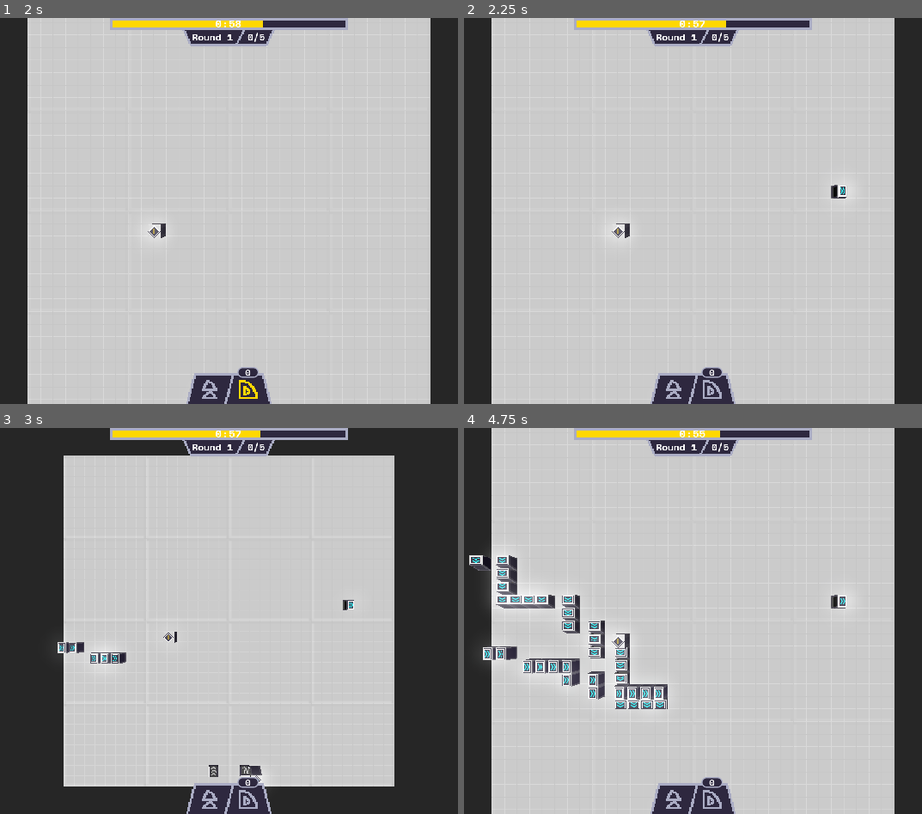
Above: before the commit, frames 1-4 (two rows, left to right).
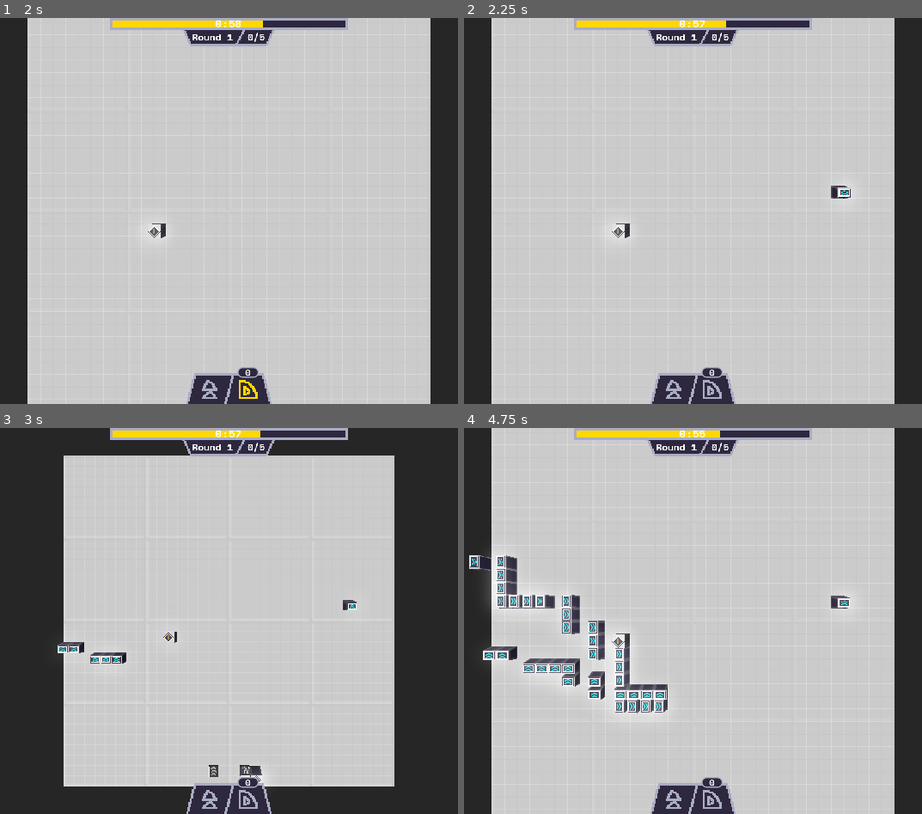
Above: after the commit, the same moments.

Repository: apia46/ThingDeliverer
Game: Godot game, scene res://scenes/game.tscn
Two runs of this game, one before a commit and one after it. Both use one fixed random seed, a clock stepped at 60 frames per second and the inputs below.
Inputs (mouse positions are in pixels of both pictures, inside the frame that each line leads up to):
- Up to frame 1 (2 s): click (210, 388) at 0.5 s; click "0" at 1.25 s
- Up to frame 2 (2.25 s): tap Enter at 2 s; move the mouse to (844, 191) at 2.02 s; hold D from 2.03 s (still down); hold Shift from 2.03 s (still down); click (844, 191) at 2.17 s
- Up to frame 3 (3 s): tap Space at 2.27, 2.75 s; release D at 2.75 s; release Shift at 2.75 s; drag from (91, 640) to (196, 698) at 2.77 s
- Up to frame 4 (4.75 s): move the mouse to (761, 536) at 3.52 s; hold D 3.53-4.25 s; hold Shift 3.53-4.25 s; tap E at 3.6 s; tap Enter at 4.25 s; drag from (660, 698) to (486, 563) at 4.27 s

Frame 1 is identical in both runs. In frame 2, less than 0.1% of the frame differs, in the area x 80-85%, y 43-47%; in frame 3, 0.2%; in frame 4, 2.2%, in the area x 1-85%, y 32-74%.

Commit message:
changed ocontrols again

Diff:
--- a/scripts/game.gd
+++ b/scripts/game.gd
@@ -58,17 +58,17 @@
 func _process(delta:float) -> void:
 	var previousCursorPosition:Vector2i = cursorPosition
 	cursorPosition = screenspaceToWorldspace(get_viewport().get_mouse_position())
-	if !paused:
-		if Input.is_key_pressed(KEY_LEFT):
+	if !paused and !Input.is_key_pressed(KEY_SHIFT):
+		if Input.is_key_pressed(KEY_A):
 			cameraPosition.x -= delta * CAMERA_MOVE_SPEED * intendedCameraHeight
 			if Input.is_mouse_button_pressed(MOUSE_BUTTON_LEFT) or Input.is_mouse_button_pressed(MOUSE_BUTTON_RIGHT): heldClick(previousCursorPosition)
-		if Input.is_key_pressed(KEY_UP):
+		if Input.is_key_pressed(KEY_W):
 			cameraPosition.z -= delta * CAMERA_MOVE_SPEED * intendedCameraHeight
 			if Input.is_mouse_button_pressed(MOUSE_BUTTON_LEFT) or Input.is_mouse_button_pressed(MOUSE_BUTTON_RIGHT): heldClick(previousCursorPosition)
-		if Input.is_key_pressed(KEY_DOWN):
+		if Input.is_key_pressed(KEY_S):
 			cameraPosition.z += delta * CAMERA_MOVE_SPEED * intendedCameraHeight
 			if Input.is_mouse_button_pressed(MOUSE_BUTTON_LEFT) or Input.is_mouse_button_pressed(MOUSE_BUTTON_RIGHT): heldClick(previousCursorPosition)
-		if Input.is_key_pressed(KEY_RIGHT):
+		if Input.is_key_pressed(KEY_D):
 			cameraPosition.x += delta * CAMERA_MOVE_SPEED * intendedCameraHeight
 			if Input.is_mouse_button_pressed(MOUSE_BUTTON_LEFT) or Input.is_mouse_button_pressed(MOUSE_BUTTON_RIGHT): heldClick(previousCursorPosition)
 
@@ -143,10 +143,10 @@
 			match event.keycode:
 				KEY_E: currentRotation = U.r90(currentRotation); restartDragFromHere()
 				KEY_Q: currentRotation = U.r270(currentRotation); restartDragFromHere()
-				KEY_W: currentRotation = U.ROTATIONS.UP; restartDragFromHere()
-				KEY_A: currentRotation = U.ROTATIONS.LEFT; restartDragFromHere()
-				KEY_S: currentRotation = U.ROTATIONS.DOWN; restartDragFromHere()
-				KEY_D: currentRotation = U.ROTATIONS.RIGHT; restartDragFromHere()
+				KEY_W: if Input.is_key_pressed(KEY_SHIFT): currentRotation = U.ROTATIONS.UP; restartDragFromHere()
+				KEY_A: if Input.is_key_pressed(KEY_SHIFT): currentRotation = U.ROTATIONS.LEFT; restartDragFromHere()
+				KEY_S: if Input.is_key_pressed(KEY_SHIFT): currentRotation = U.ROTATIONS.DOWN; restartDragFromHere()
+				KEY_D: if Input.is_key_pressed(KEY_SHIFT): currentRotation = U.ROTATIONS.RIGHT; restartDragFromHere()
 				KEY_F3: isDebug = !isDebug
 				KEY_SPACE:
 					if intendedCameraHeight > 50: intendedCameraHeight = 20
